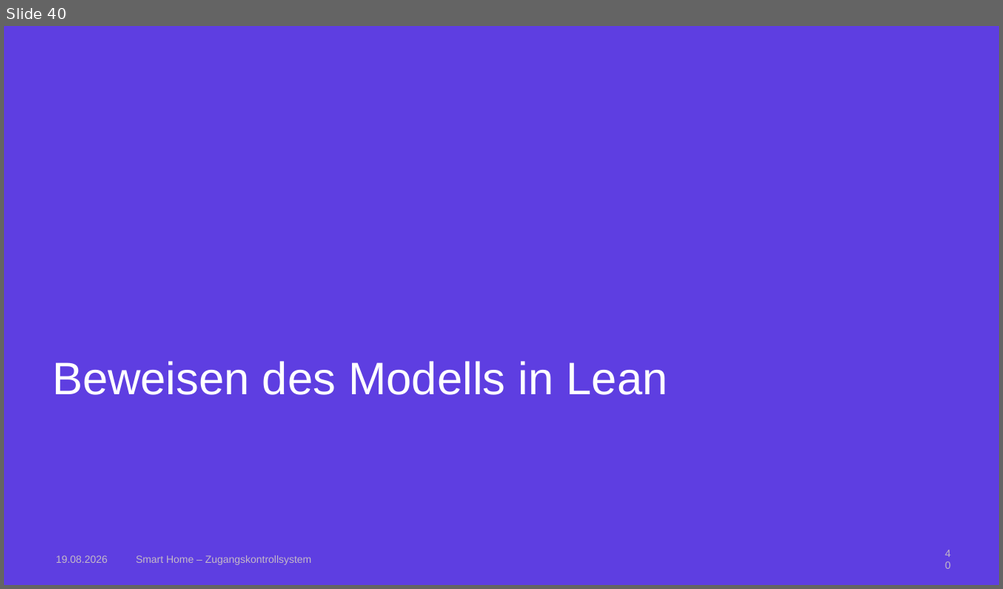
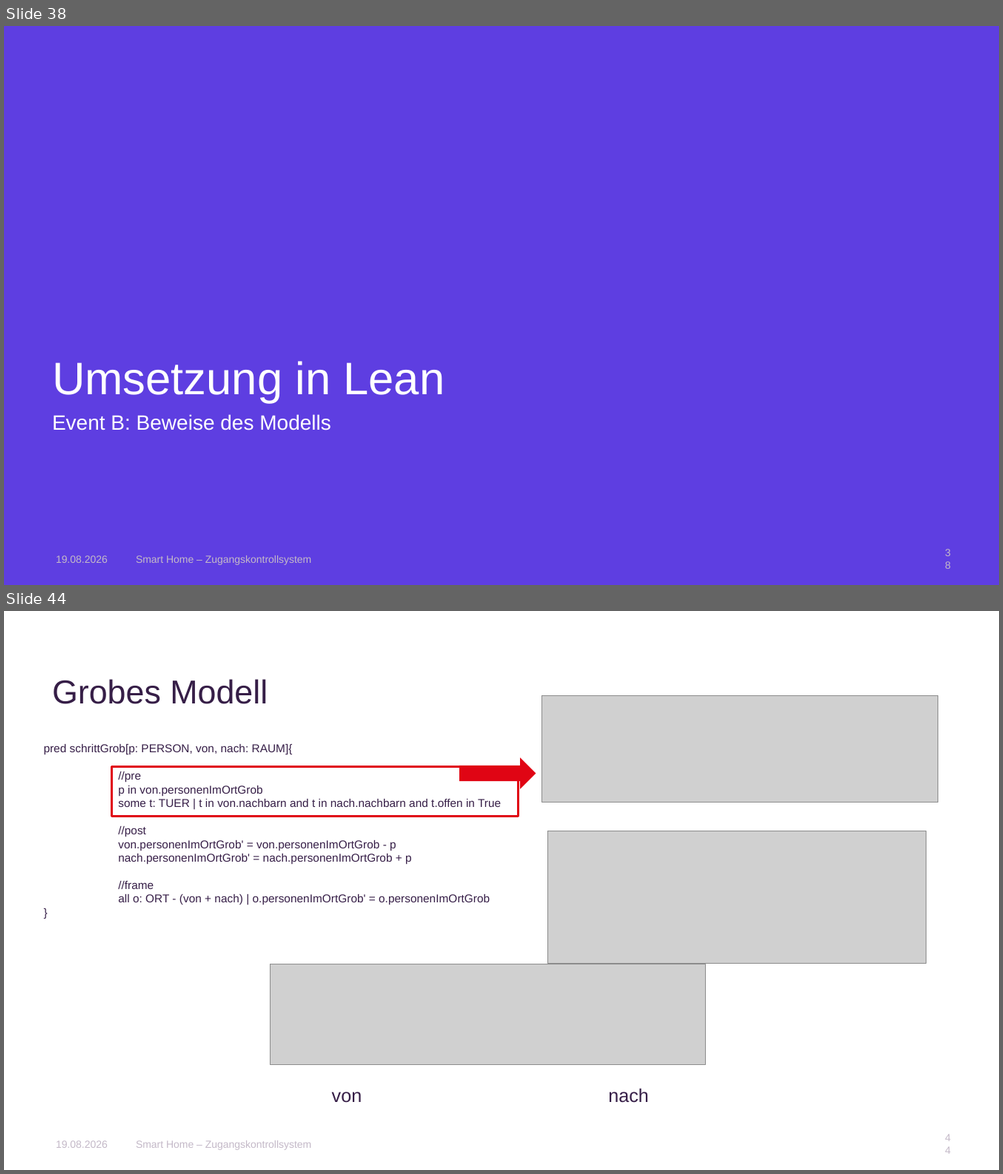
Before and after one commit to AnnaLiviaMartin/rs-smart-home, a slide deck: presentation/Smart_Home_Zugangskontrollsystem.pptx. Shown one above the other, each under a label of ours: slide 40 before the commit, slides 38 and 44 after it; the slides between them are not shown. The pictures are 1003x589 and 1003x1174 pixels, drawn with LibreOffice and Linux fonts; fonts in the diff are those of the drawing; grey boxes stand for pictures; background and template pictures are left out. Boxes give left, top, right and bottom in pixels: in the first picture for what was removed or moved away, otherwise in the second. Text is boxed around its words. In the diff, an @@ line names an element or a change of style, - is before the commit and + after.

Commit message:
feat: start adding lean presentation part

```diff
--- a/presentation/Smart_Home_Zugangskontrollsystem.pptx
+++ b/presentation/Smart_Home_Zugangskontrollsystem.pptx
@@ slide 44 added at box(4, 611, 999, 1170), background #FFFFFF @@
@@ title added at box(52, 679, 267, 704), 32 pt, text #361E47 @@
+Grobes Modell
@@ picture added at box(541, 695, 937, 802) @@
@@ text added at box(44, 744, 501, 906), 11 pt, text #361E47 @@
+pred schrittGrob[p: PERSON, von, nach: RAUM]{
+//pre
+p in von.personenImOrtGrob
+some t: TUER | t in von.nachbarn and t in nach.nachbarn and t.offen in True
+//post
+von.personenImOrtGrob' = von.personenImOrtGrob - p
+nach.personenImOrtGrob' = nach.personenImOrtGrob + p
+//frame
+all o: ORT - (von + nach) | o.personenImOrtGrob' = o.personenImOrtGrob
+}
@@ right arrow added at box(459, 758, 535, 789), fill #E00514 @@
@@ rectangle added at box(111, 767, 518, 817), outline #E00514 2.3 pt @@
@@ picture added at box(547, 831, 926, 963) @@
@@ picture added at box(270, 965, 706, 1065) @@
@@ text added at box(332, 1092, 362, 1103), 18 pt, text #361E47 @@
+von
@@ text added at box(608, 1088, 649, 1103), 18 pt, text #361E47 @@
+nach
@@ text added at box(56, 1141, 108, 1148), 10 pt, text #C4B9C8 @@
+19.08.2026
@@ text added at box(136, 1141, 312, 1150), 10 pt, text #C4B9C8 @@
+Smart Home – Zugangskontrollsystem
@@ page number added at box(940, 1135, 955, 1155), 10 pt, text #C4B9C8 @@
+44
@@ what was slide 40 is now slide 38 @@
@@ slide 38 changed as well @@
@@ title at box(52, 361, 444, 403): text changed @@
-Beweisen des Modells in Lean
+Umsetzung in Lean
@@ text added at box(52, 414, 331, 431), 20 pt, text #FFFFFF @@
+Event B: Beweise des Modells
@@ page number at box(940, 550, 955, 570): text changed @@
-40
+38
```
Also in this commit, not shown: 24 other slides changed, 19 other slides added, 1 slide removed.
